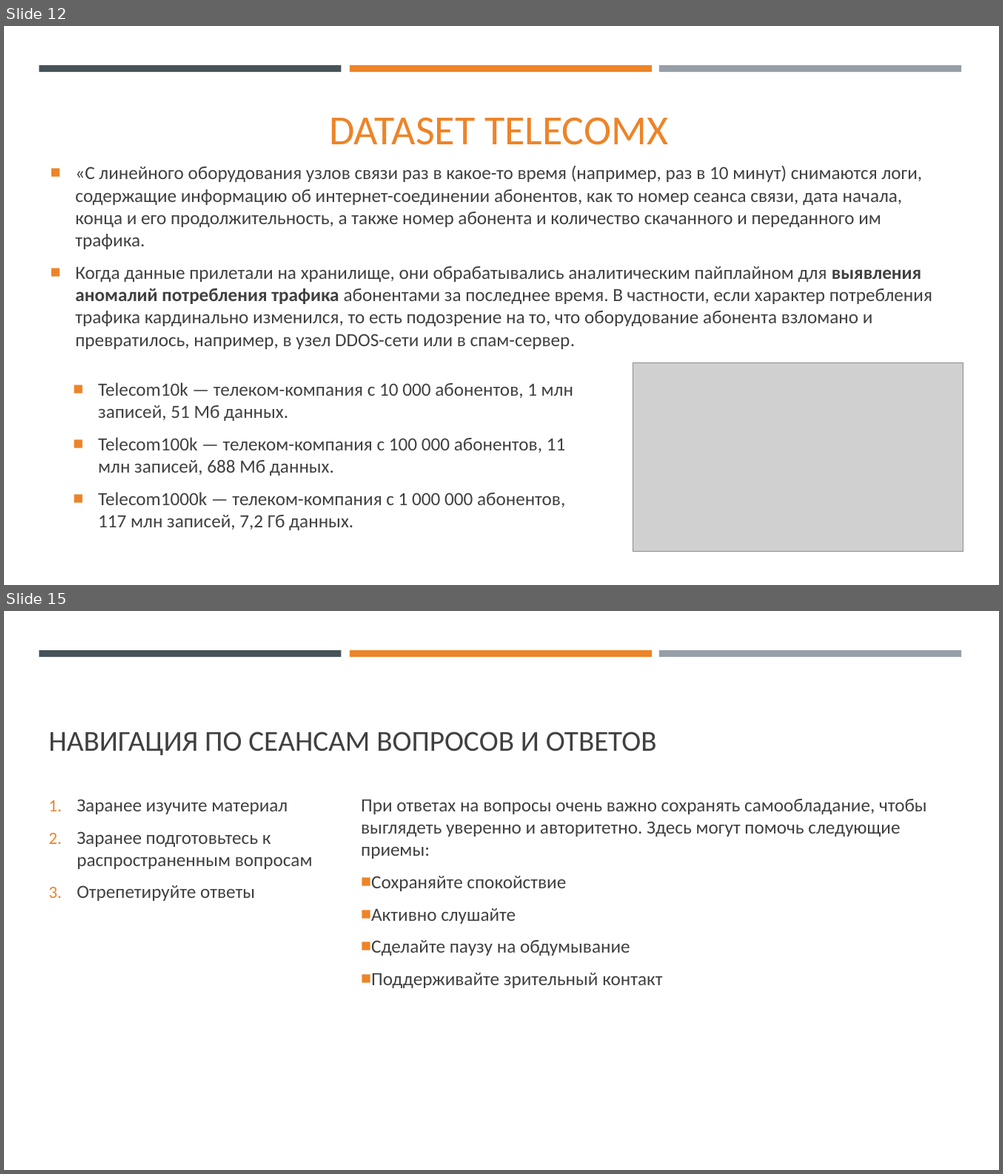
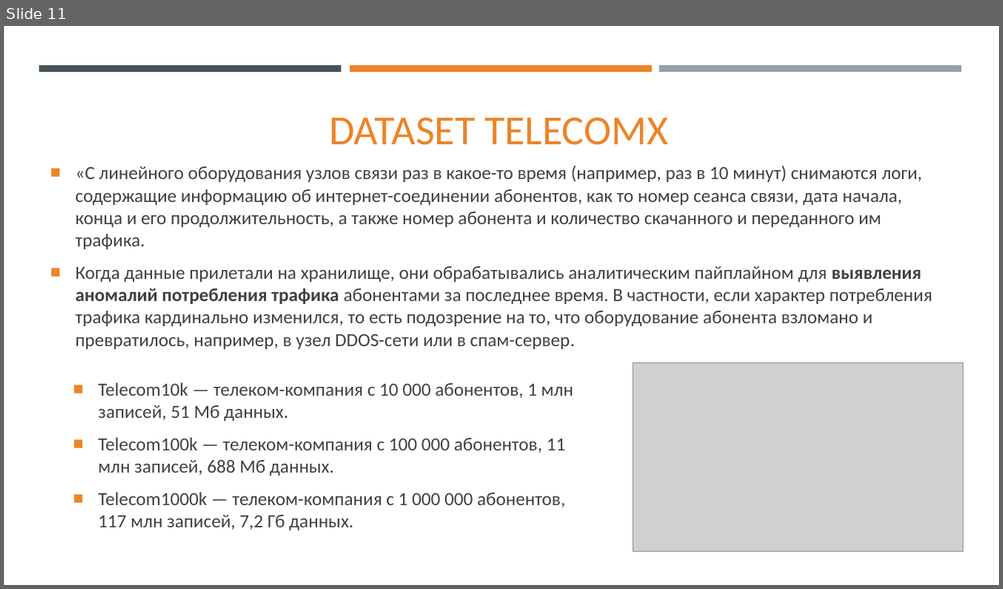
Before and after one commit to SkibaSAY/IPS_University, a slide deck: IPSLib/Documentation/Доклад для конференции/Доклад.pptx. Shown one above the other, each under a label of ours: slides 12 and 15 before the commit, slide 11 after it; the slides between them are not shown. The pictures are 1003x1174 and 1003x589 pixels, drawn with LibreOffice and Linux fonts; fonts in the diff are those of the drawing; grey boxes stand for pictures. Boxes give left, top, right and bottom in pixels: in the first picture for what was removed or moved away, otherwise in the second. Text is boxed around its words. In the diff, an @@ line names an element or a change of style, - is before the commit and + after.

```diff
--- a/IPSLib/Documentation/Доклад для конференции/Доклад.pptx
+++ b/IPSLib/Documentation/Доклад для конференции/Доклад.pptx
@@ slide 15 removed at (4, 611, 999, 1170), background #FFFFFF; not listed: 3 template elements that a slide beside it also shows @@
@@ title removed at (48, 732, 657, 755) @@
-НАВИГАЦИЯ ПО СЕАНСАМ ВОПРОСОВ И ОТВЕТОВ
@@ text removed at (77, 799, 313, 901) @@
-1. Заранее изучите материал
-2. Заранее подготовьтесь к распространенным вопросам
-3. Отрепетируйте ответы
@@ text removed at (361, 799, 927, 988) @@
-При ответах на вопросы очень важно сохранять самообладание, чтобы выглядеть уверенно и авторитетно. Здесь могут помочь следующие приемы:
-  ■ Сохраняйте спокойствие
-  ■ Активно слушайте
-  ■ Сделайте паузу на обдумывание
-  ■ Поддерживайте зрительный контакт
@@ what was slide 12 is now slide 11 @@
```
Also in this commit, not shown: 2 slides changed, 10 slides added, 7 other slides removed, 4 other files.
